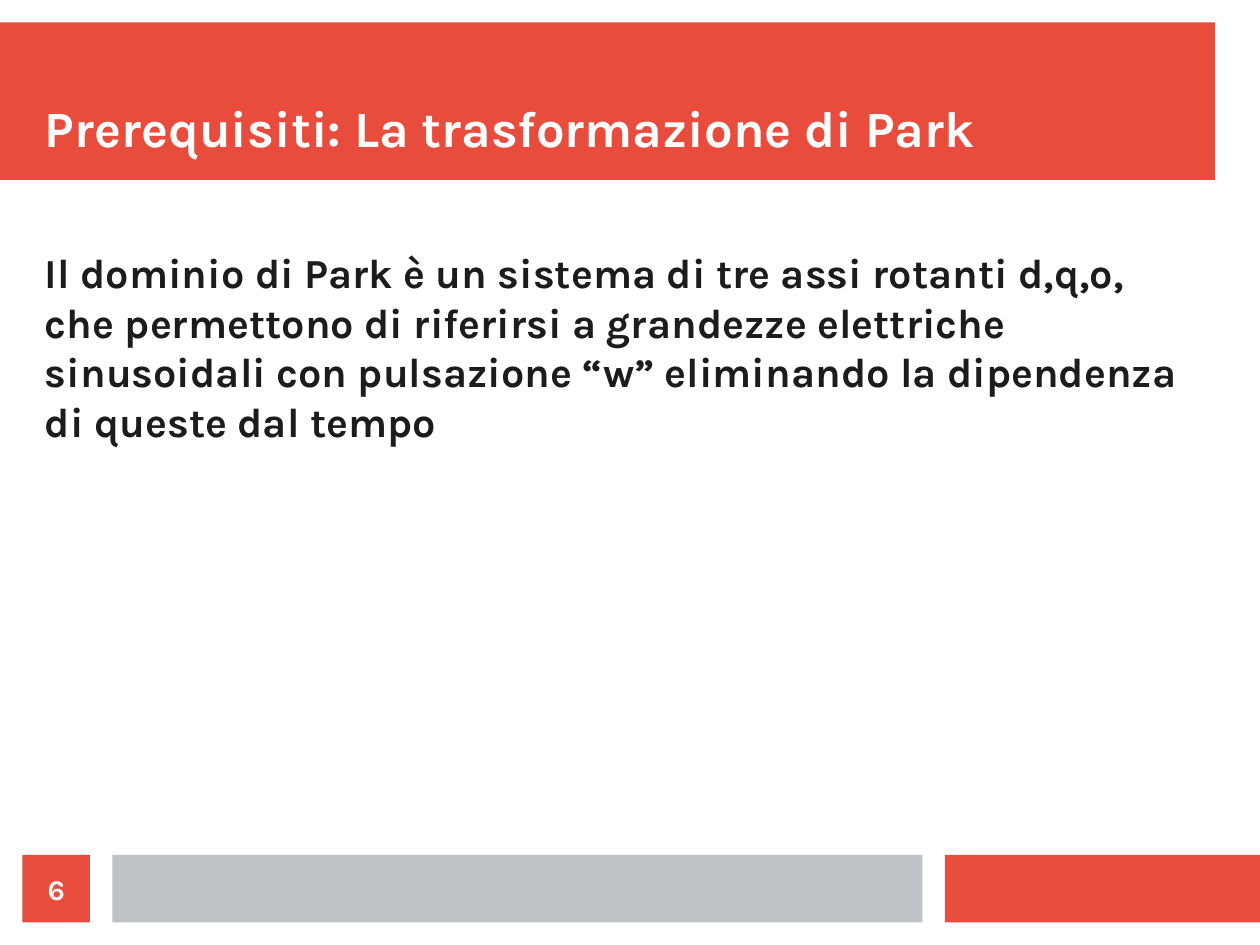
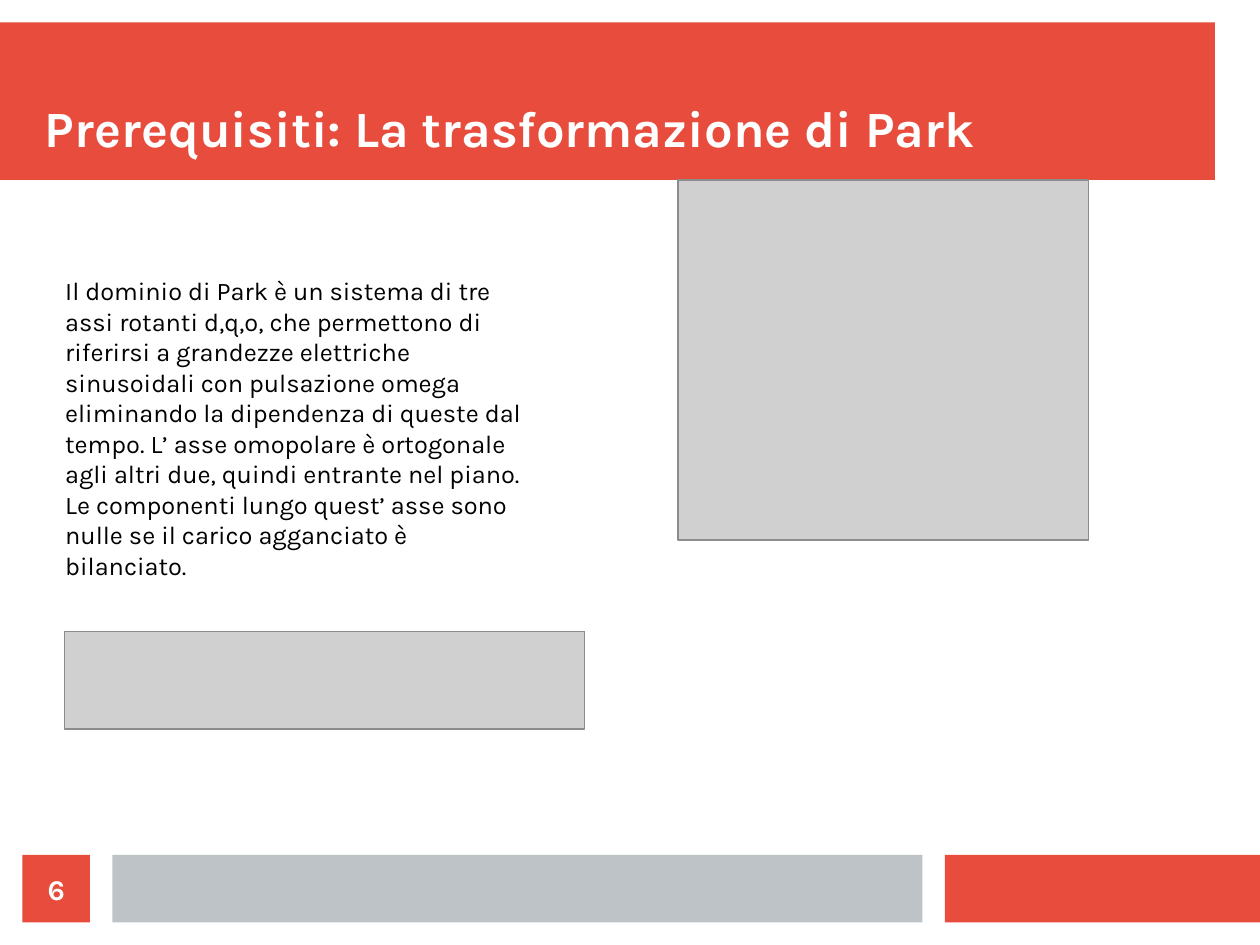
Before and after one commit to LeonardoSalustri/Tesi, a slide deck: slide 6 of Formule_presentazione/Presentazione.odp. Drawn at 1260x945 pixels with LibreOffice and Linux fonts; fonts in the diff are those of the drawing; grey boxes stand for pictures. Boxes give left, top, right and bottom in pixels: in the first picture for what was removed or moved away, otherwise in the second. Text is boxed around its words. In the diff, an @@ line names an element or a change of style, - is before the commit and + after.

```diff
--- a/Formule_presentazione/Presentazione.odp
+++ b/Formule_presentazione/Presentazione.odp
@@ picture added at <box>678,180,1090,540</box> @@
@@ text at <box>65,280,521,576</box>: text changed; size 26 to 16 pt; text colour #1C1C1C to #000000; bold off @@
-Il dominio di Park è un sistema di tre assi rotanti d,q,o, che permettono di riferirsi a grandezze elettriche sinusoidali con pulsazione “w” eliminando la dipendenza di queste dal tempo
+Il dominio di Park è un sistema di tre assi rotanti d,q,o, che permettono di riferirsi a grandezze elettriche sinusoidali con pulsazione omega eliminando la dipendenza di queste dal tempo. L’ asse omopolare è ortogonale agli altri due, quindi entrante nel piano. Le componenti lungo quest’ asse sono nulle se il carico agganciato è bilanciato.
@@ picture added at <box>65,631,585,728</box> @@
```
Also in this commit, not shown: 3 other slides changed, 29 slides added, 50 other files.
